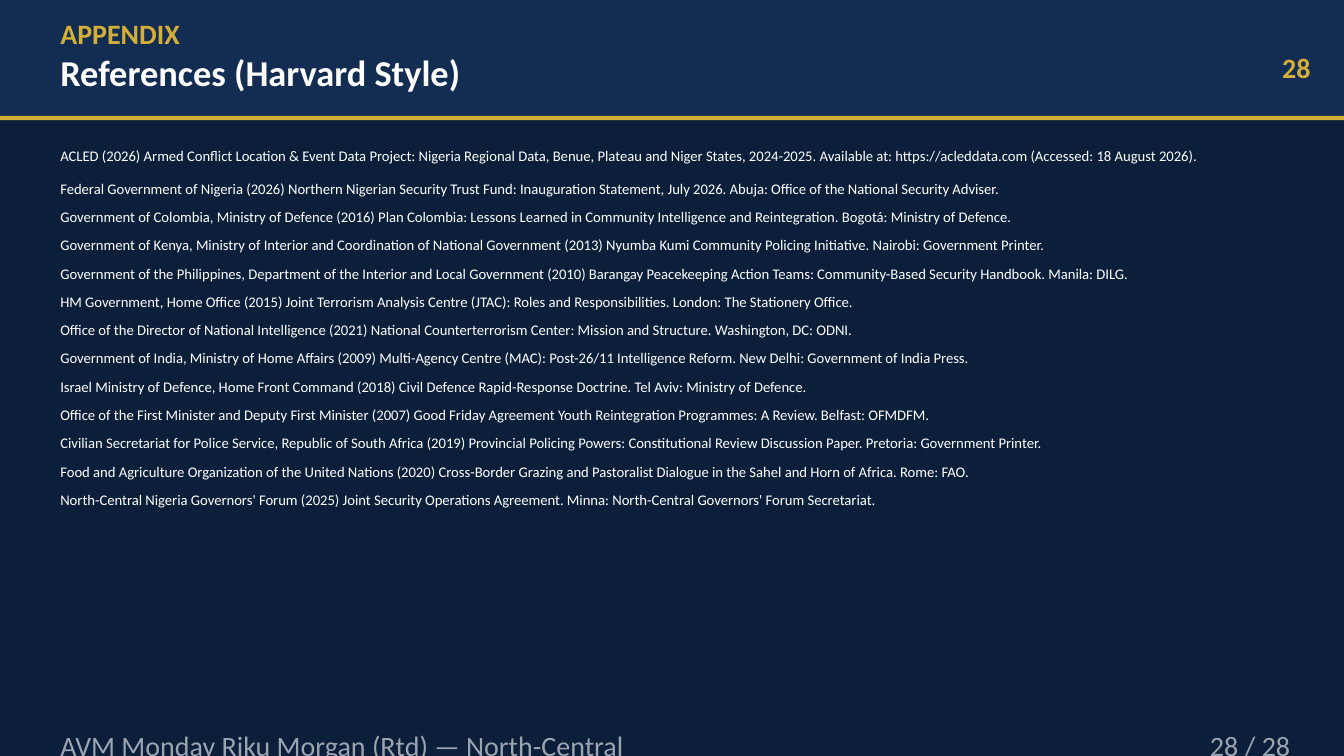
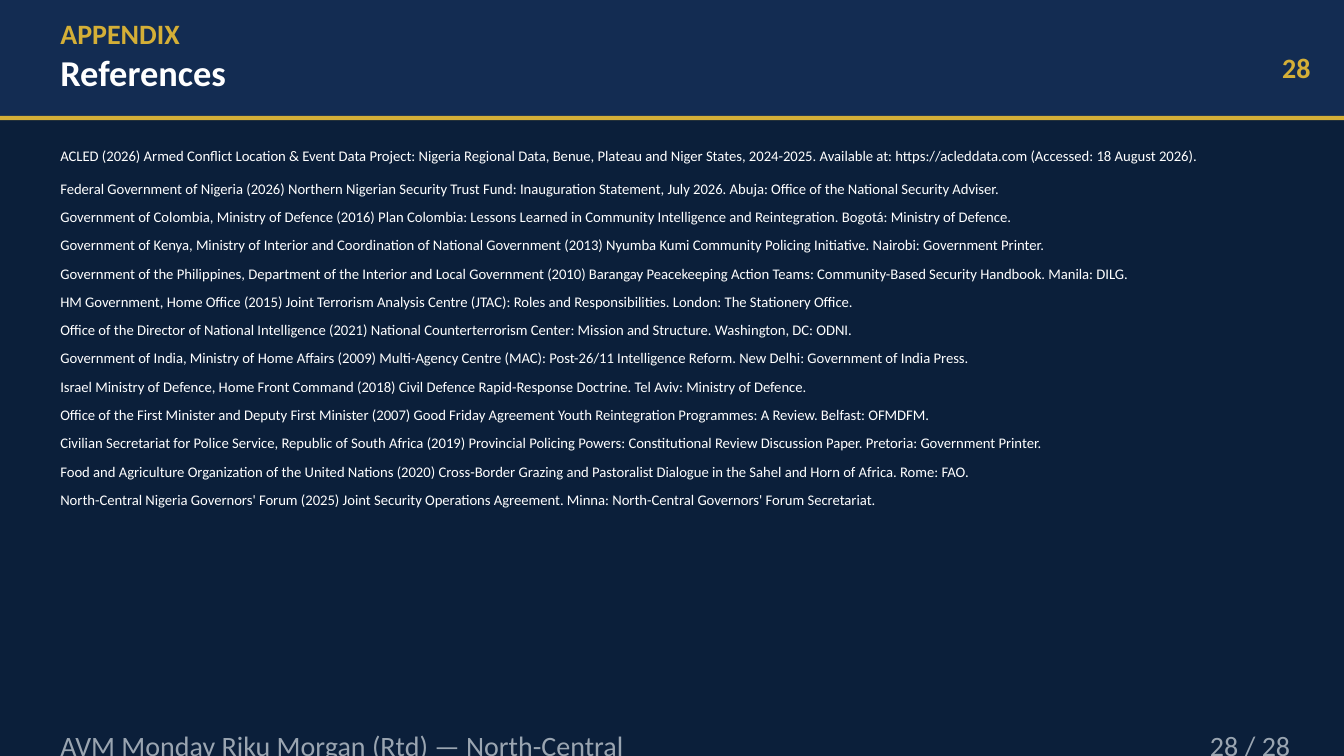
Before and after one commit to TOMDEGGS/BETONIQ-WEST-, a slide deck: slide 28 of documents_aug2026/AVM_MORGAN_SECURITY_KEYNOTE_30MIN.pptx. Drawn at 1344x756 pixels with LibreOffice and Linux fonts; fonts in the diff are those of the drawing. Boxes give left, top, right and bottom in pixels: in the first picture for what was removed or moved away, otherwise in the second. Text is boxed around its words. In the diff, an @@ line names an element or a change of style, - is before the commit and + after.

```diff
--- a/documents_aug2026/AVM_MORGAN_SECURITY_KEYNOTE_30MIN.pptx
+++ b/documents_aug2026/AVM_MORGAN_SECURITY_KEYNOTE_30MIN.pptx
@@ text at [60, 60, 226, 87]: text changed @@
-References (Harvard Style)
+References
```
